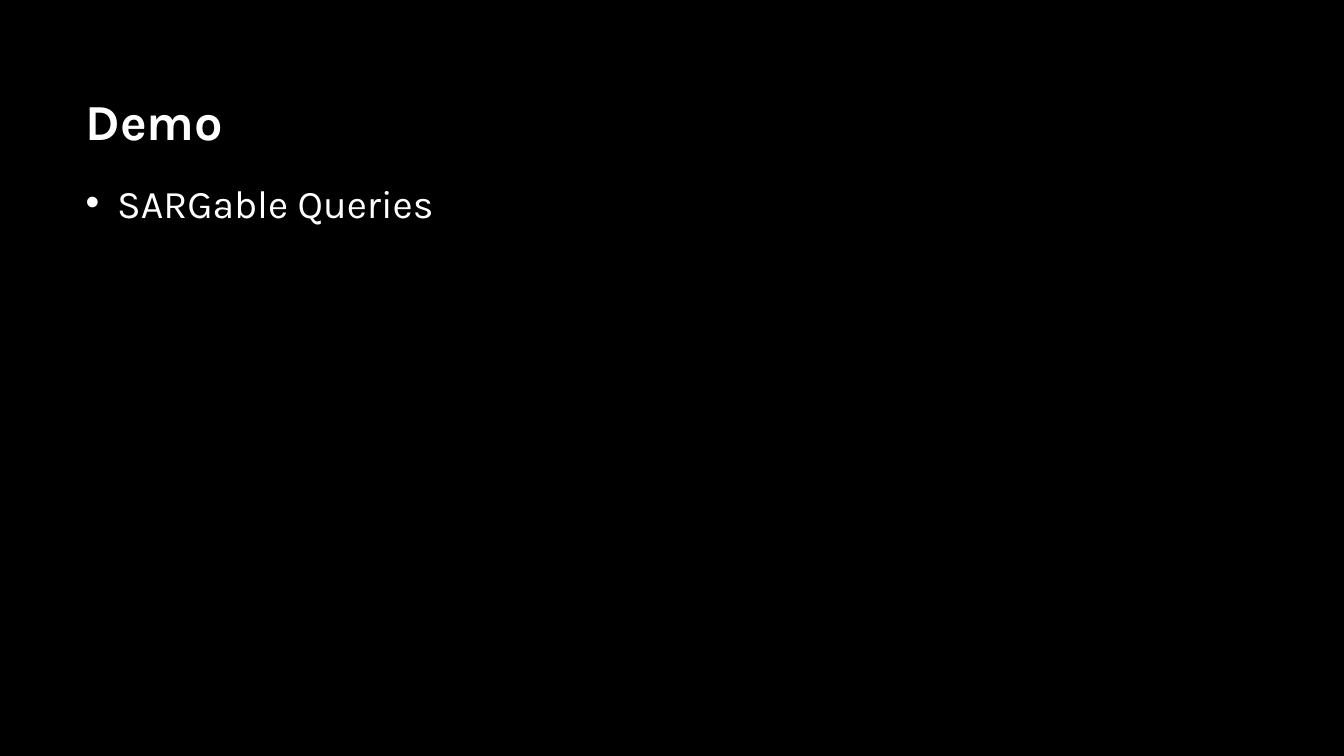
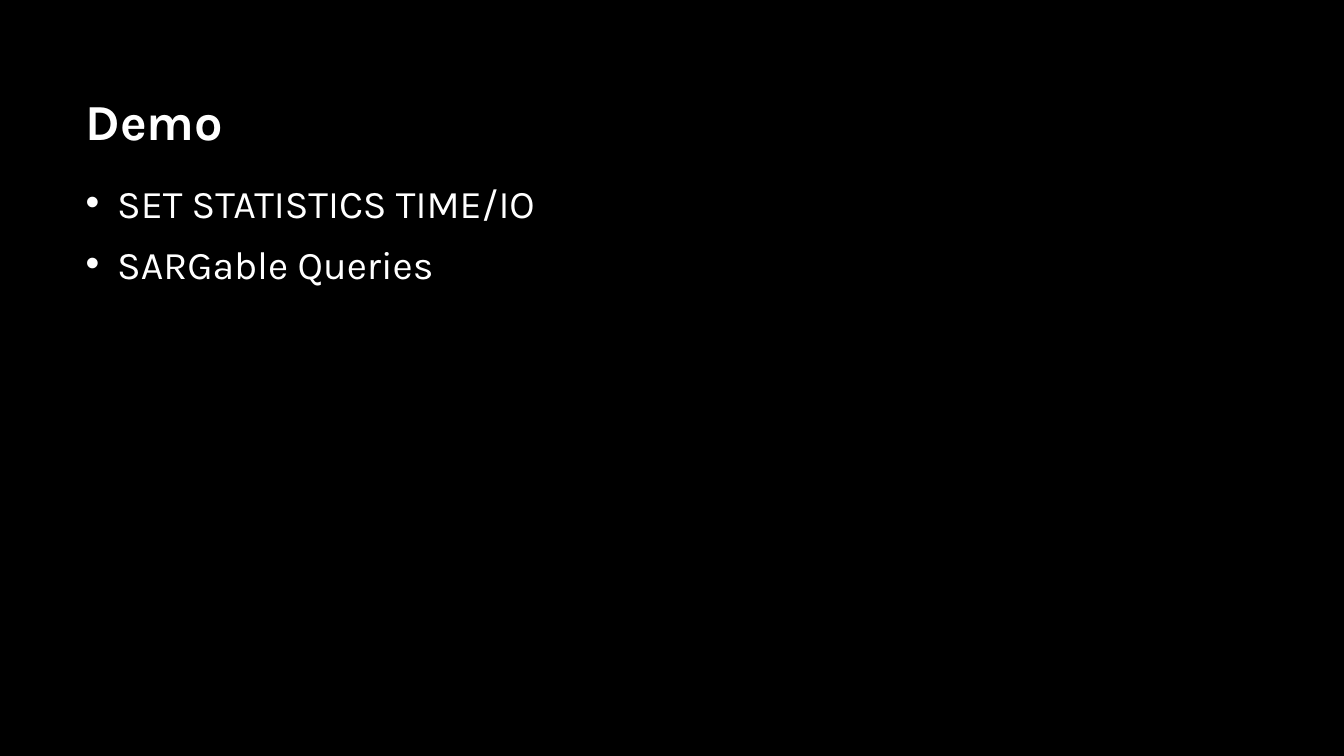
Before and after one commit to sabinio/SQLTraining, a slide deck: slide 14 of Slides/4. Performance.pptx (slide 11 before the commit). Drawn at 1344x756 pixels with LibreOffice and Linux fonts; fonts in the diff are those of the drawing; background and template pictures are left out. Boxes give left, top, right and bottom in pixels: in the first picture for what was removed or moved away, otherwise in the second. Text is boxed around its words. In the diff, an @@ line names an element or a change of style, - is before the commit and + after.

```diff
--- a/Slides/4. Performance.pptx
+++ b/Slides/4. Performance.pptx
@@ text at [117,189,535,221]: paragraph added @@
+• SET STATISTICS TIME/IO
```
Also in this commit, not shown: 8 other slides changed, 7 slides added.
